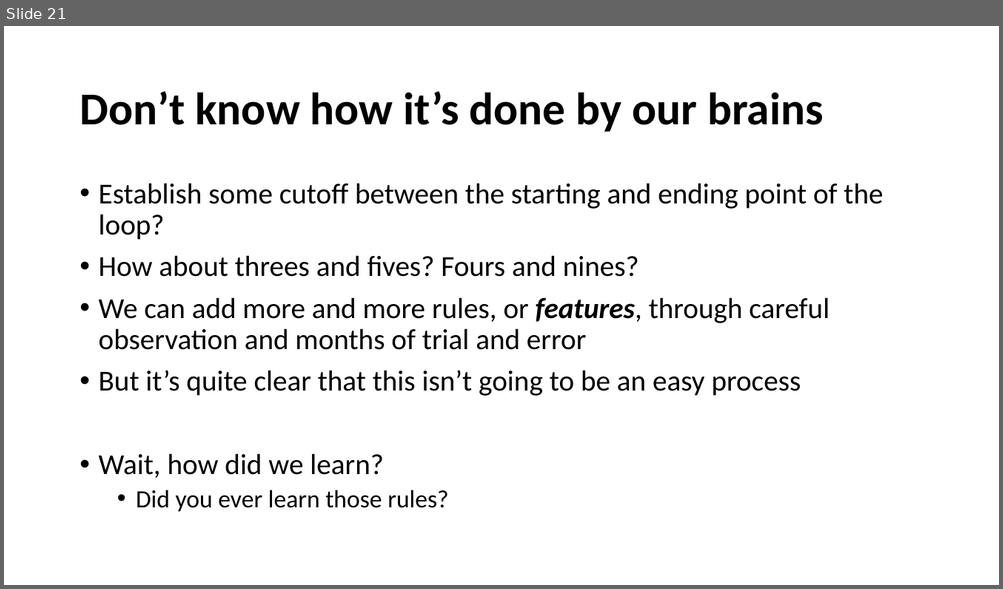
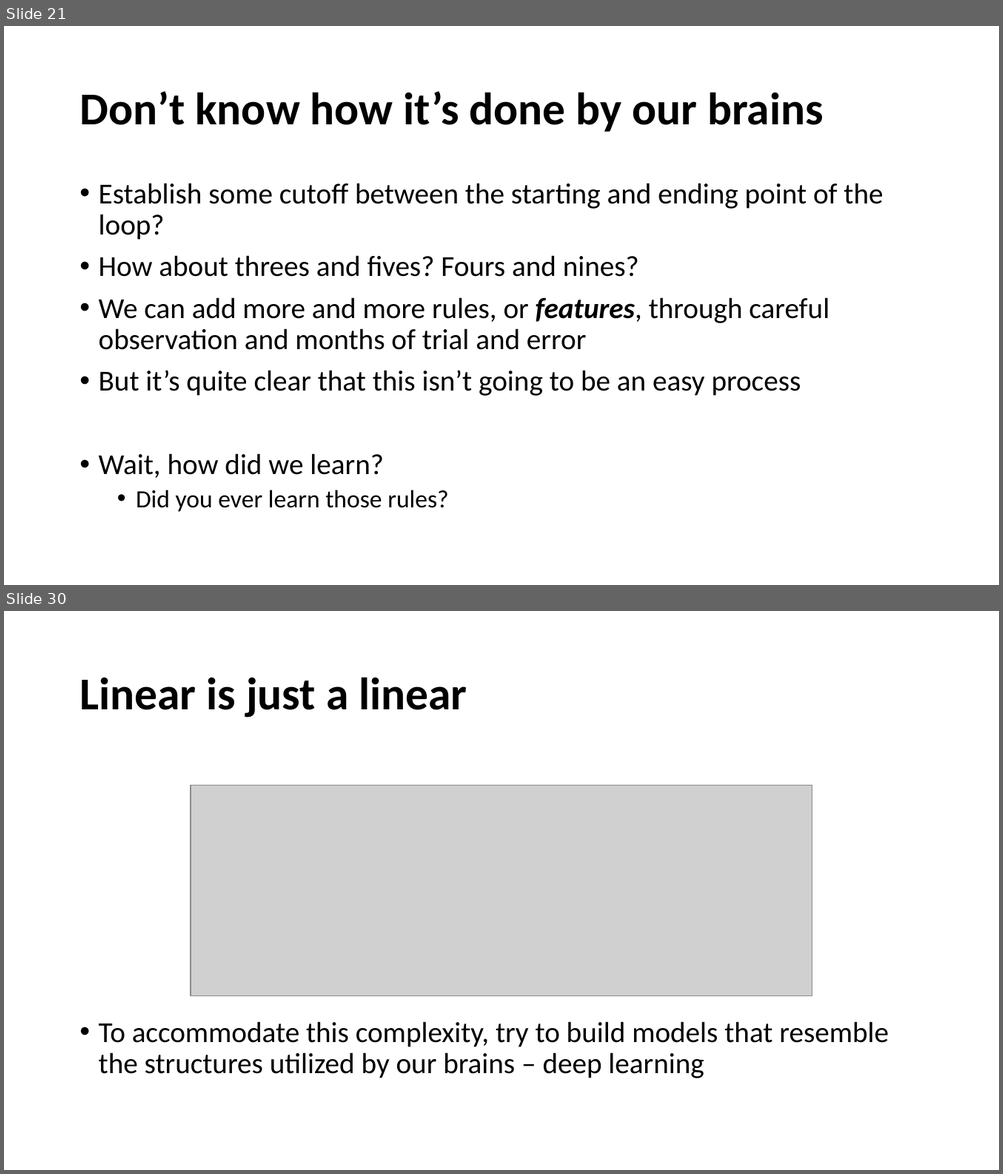
Before and after one commit to YeabinMoonEcon/BUS211, a slide deck: BUS243_NLP/lecture_notes/Lecture5.pptx. Shown one above the other, each under a label of ours: slide 21 before the commit, slides 21 and 30 after it; the slides between them are not shown. The pictures are 1003x589 and 1003x1174 pixels, drawn with LibreOffice and Linux fonts; fonts in the diff are those of the drawing; grey boxes stand for pictures. Boxes give left, top, right and bottom in pixels: in the first picture for what was removed or moved away, otherwise in the second. Text is boxed around its words. In the diff, an @@ line names an element or a change of style, - is before the commit and + after.

```diff
--- a/BUS243_NLP/lecture_notes/Lecture5.pptx
+++ b/BUS243_NLP/lecture_notes/Lecture5.pptx
@@ slide 30 added at (4, 611, 999, 1170), background #FFFFFF @@
@@ title added at (79, 677, 466, 718), 44 pt, text #000000, bold @@
+Linear is just a linear
@@ picture added at (190, 786, 812, 996) @@
@@ text added at (99, 1022, 888, 1079), 28 pt, text #000000 @@
+• To accommodate this complexity, try to build models that resemble the structures utilized by our brains – deep learning
```
Also in this commit, not shown: 1 slide changed, 25 other slides added, 1 other file.
